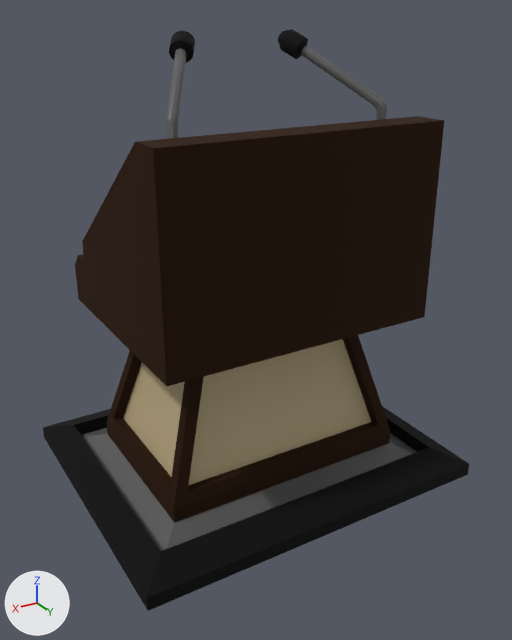
Two versions of the FBX model Assets/MyGame/3DObj/Model/Podium/Model_Podium.fbx, one commit apart.
One viewpoint serves both versions: a camera (50 mm lens) standing at (1.156, 1.774, 1.465) and looking at (0.072, -0.034, 0.561). The axes (+X, +Y, +Z) are drawn at lower left. The lights are the same throughout. Where no turn or scale is listed for an object, it has been applied to the vertices.

Script lines for the objects in view, before the commit:
```python
mat_01___default = principled_material('01 - Default')
mat_01___default.base_color = (0.0581, 0.0291, 0.0164)  # brown #443023
mat_01___default.metallic = 1.0
mat_01___default.roughness = 0.859
mat_02___default = principled_material('02 - Default')
mat_02___default.base_color = (0.0221, 0.0221, 0.0221)  # black #292929
mat_02___default.metallic = 1.0
mat_02___default.roughness = 0.859
me_mesh = bpy.data.meshes.new('Mesh')
me_mesh.from_pydata(...)  # 252 vertices, 399 faces; spans x -0.597..0.597, y -0.577..0.414, z 0.0..1.427
# faces by material slot: [67, 167, 7, 158]
me_mesh.materials.append(mat_01___default)  # brown #443023
me_mesh.materials.append(mat_02___default)  # black #292929
me_mesh.materials.append(mat_03___default)  # beige #b8a680
me_mesh.materials.append(mat_04__default)  # dark grey #5a5a5a
ob_box001 = bpy.data.objects.new('Box001', me_mesh)
ob_box001.location = (0.066, -0.025, 0.0)
```
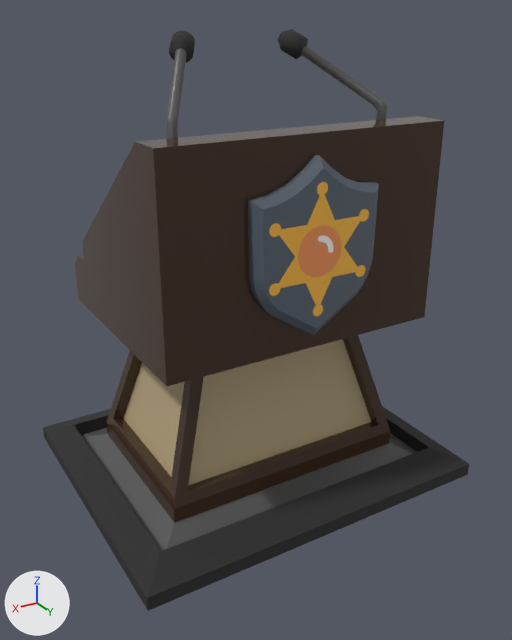
The newer file is also turned or shifted as a whole; pictures and numbers use the older file's frame.

Changed parts and their boxes [x1, y1, x2, y2] in the pictures (512 x 640 px):
'Box001', surface changed, shading changed: [43, 29, 469, 611] in both
'Cylinder', added: after [248, 155, 379, 335]

Edits to the bpy script that builds the scene:
```text
Add img_police_badge_png:
    img_police_badge_png = load_image('police-badge.png', 'police-badge.png', 512, 512, 'sRGB')
Change mat_01___default:
    mat_01___default.metallic: 1.0 -> 0.0
    mat_01___default.roughness: 0.859 -> 0.0
Change mat_02___default:
    mat_02___default.metallic: 1.0 -> 0.0
Add mat_05__default:
    mat_05__default = principled_material('05- Default')
    mat_05__default.texture = img_police_badge_png  # with its transparency
Change me_mesh:
    where me_mesh.from_pydata(...)  # 252 vertices, 399 faces; spans x -0.597..0.597, y -0.577..0.414, z 0.0..1.427
    used by ob_box001; location = (0.066, -0.025, 0.0)
    me_mesh part 1: edges marked sharp go from 232 to 148
Add me_cylinder:
    me_cylinder.from_pydata(...)  # 102 vertices, 84 faces; spans x -0.203..0.203, y 0.0..0.068, z -0.253..0.252
    me_cylinder.materials.append(mat_05__default)  # picture img_police_badge_png
Add ob_cylinder:
    ob_cylinder = bpy.data.objects.new('Cylinder', me_cylinder)
    ob_cylinder.location = (0.066, 0.225, 0.88)
```
